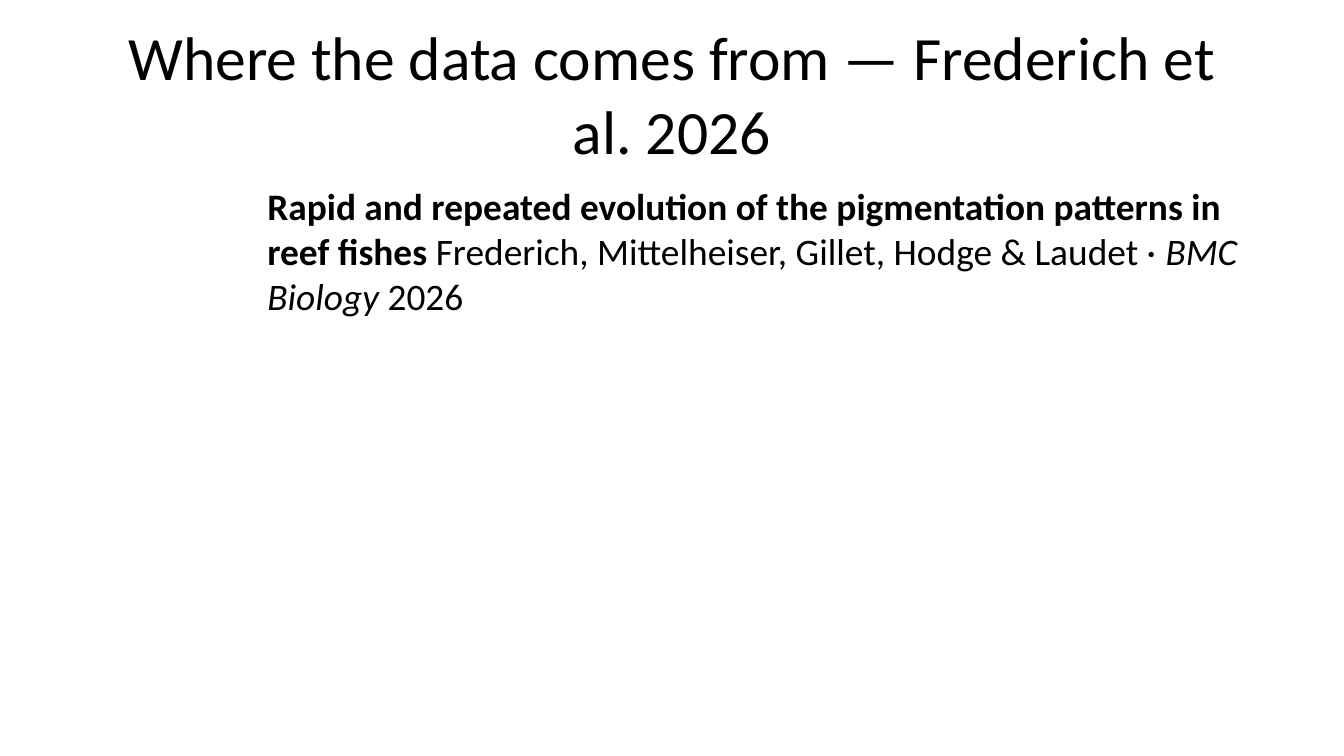
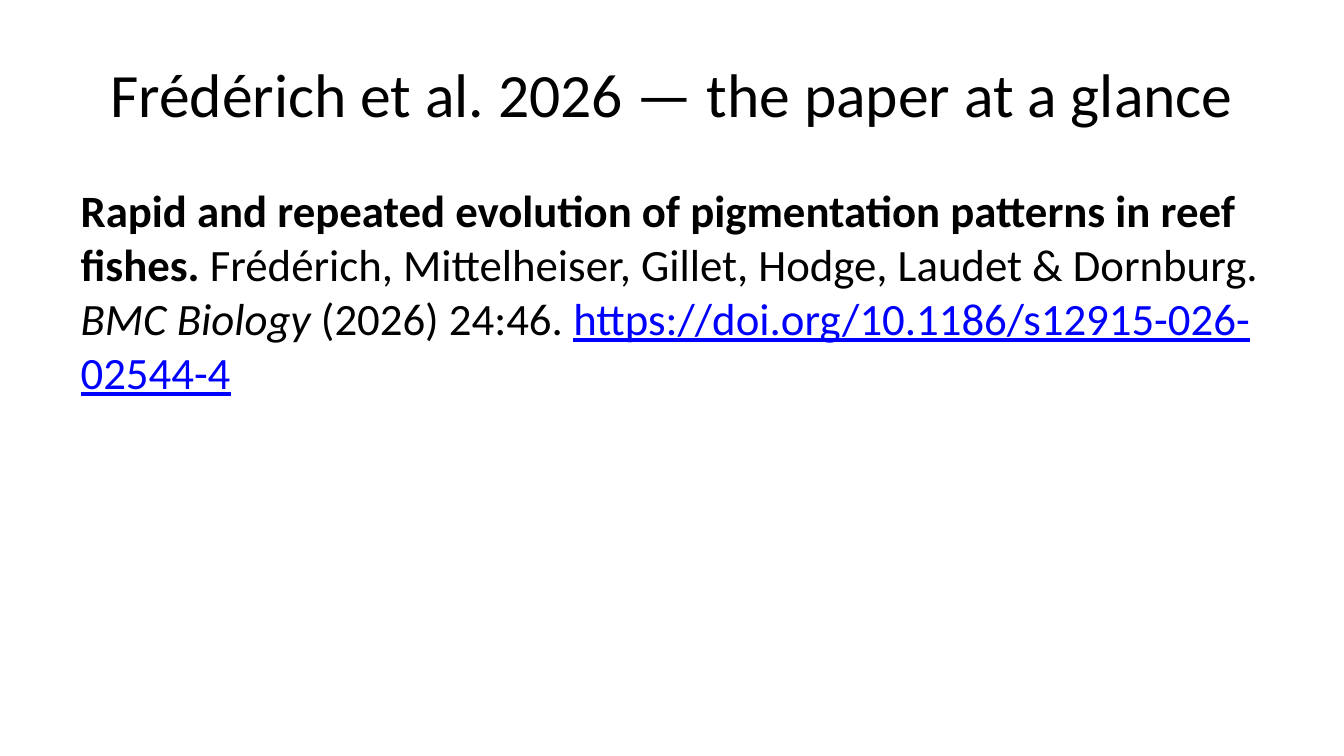
Before and after one commit to michaelalfaro/eeb187-demos, a slide deck: slide 4 of slides/demo7-intro-slides.pptx. Drawn at 1344x756 pixels with LibreOffice and Linux fonts; fonts in the diff are those of the drawing. Boxes give left, top, right and bottom in pixels: in the first picture for what was removed or moved away, otherwise in the second. Text is boxed around its words. In the diff, an @@ line names an element or a change of style, - is before the commit and + after.

```diff
--- a/slides/demo7-intro-slides.pptx
+++ b/slides/demo7-intro-slides.pptx
@@ title at (x1=110, y1=74, x2=1232, y2=128): text changed @@
-Where the data comes from — Frederich et al. 2026
+Frédérich et al. 2026 — the paper at a glance
@@ text at (x1=81, y1=195, x2=1258, y2=396): text changed; size 20 to 24 pt; bold off @@
-Rapid and repeated evolution of the pigmentation patterns in reef fishes Frederich, Mittelheiser, Gillet, Hodge & Laudet · BMC Biology 2026
+Rapid and repeated evolution of pigmentation patterns in reef fishes. Frédérich, Mittelheiser, Gillet, Hodge, Laudet & Dornburg. BMC Biology (2026) 24:46. https://doi.org/10.1186/s12915-026-02544-4
```
Also in this commit, not shown: 3 other slides changed, 6 slides added, 1 slide removed, 19 other files.
